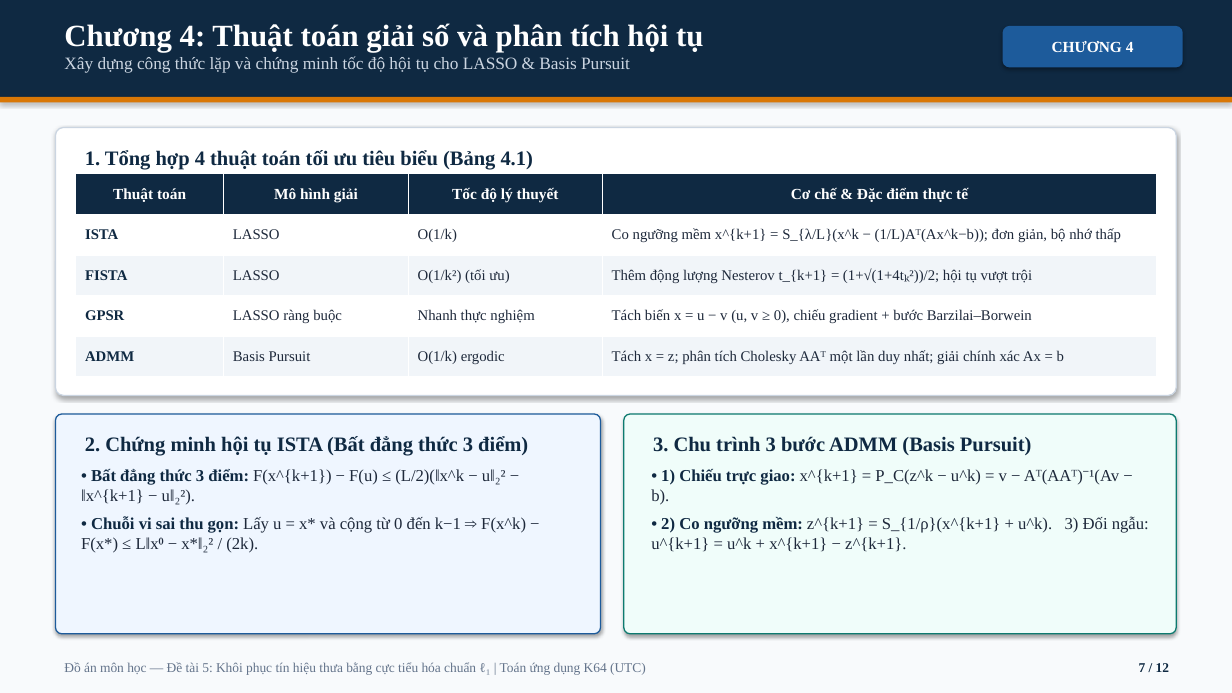
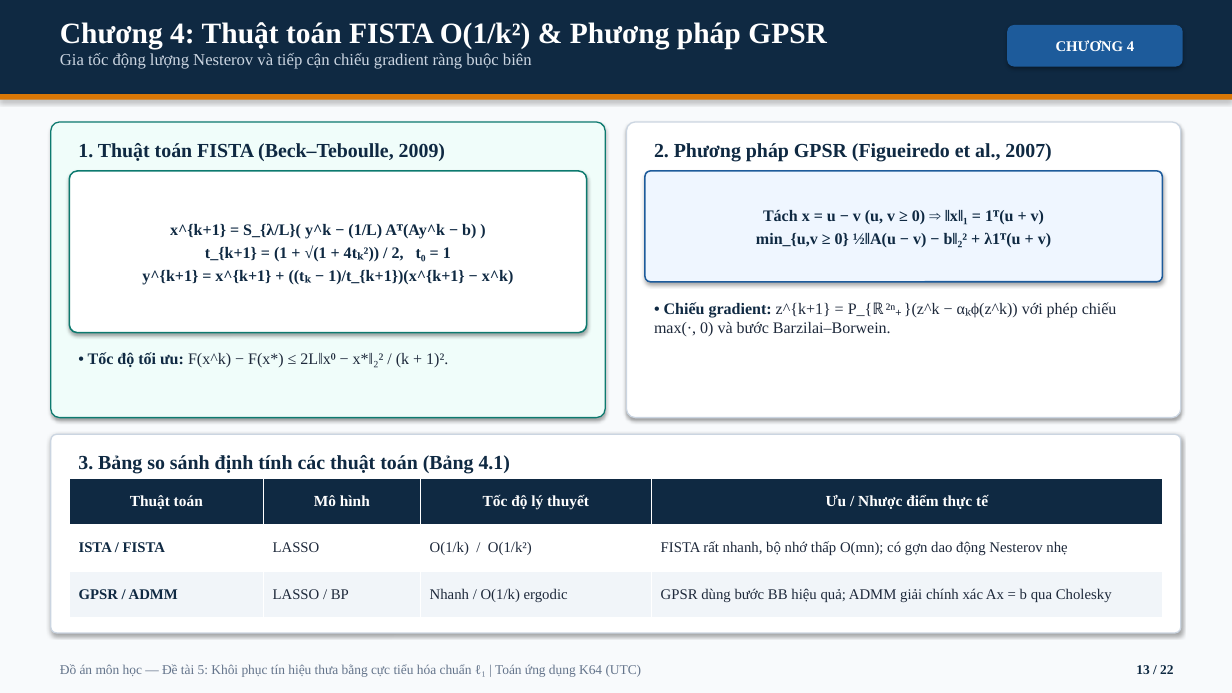
Before and after one commit to Daisme12/Do_an_mon, a slide deck: slide 13 of Thuyet_trinh_De_tai_5.pptx (slide 7 before the commit). Drawn at 1232x693 pixels with LibreOffice and Linux fonts; fonts in the diff are those of the drawing. Boxes give left, top, right and bottom in pixels: in the first picture for what was removed or moved away, otherwise in the second. Text is boxed around its words. In the diff, an @@ line names an element or a change of style, - is before the commit and + after.

Commit message:
Mở rộng slide thuyết trình lên 22 trang: đầy đủ công thức toán, code Python và toàn bộ kết quả thực nghiệm

```diff
--- a/Thuyet_trinh_De_tai_5.pptx
+++ b/Thuyet_trinh_De_tai_5.pptx
@@ text at box(60, 22, 827, 69): text changed; size 13.5 to 13 pt @@
-Chương 4: Thuật toán giải số và phân tích hội tụ
-Xây dựng công thức lặp và chứng minh tốc độ hội tụ cho LASSO & Basis Pursuit
+Chương 4: Thuật toán FISTA O(1/k²) & Phương pháp GPSR
+Gia tốc động lượng Nesterov và tiếp cận chiếu gradient ràng buộc biên
@@ rounded rectangle "CHƯƠNG 4": place and size @@
-rounded rectangle "CHƯƠNG 4" at box(1003, 26, 1183, 67)
+rounded rectangle "CHƯƠNG 4" at box(1007, 25, 1183, 67)
@@ rounded rectangle "CHƯƠNG 4" at box(1007, 25, 1183, 67): size 12 to 11.5 pt @@
@@ rounded rectangle: place and size @@
-rounded rectangle at box(624, 414, 1177, 634)
+rounded rectangle at box(51, 122, 605, 418)
@@ text added at box(78, 143, 445, 161), 15.5 pt, text #0F2942, bold @@
+1. Thuật toán FISTA (Beck–Teboulle, 2009)
@@ rounded rectangle: place and size @@
-rounded rectangle at box(55, 128, 1177, 396)
+rounded rectangle at box(627, 122, 1181, 418)
@@ text added at box(654, 143, 1051, 162), 15.5 pt, text #0F2942, bold @@
+2. Phương pháp GPSR (Figueiredo et al., 2007)
@@ rounded rectangle added at box(69, 171, 587, 333), fill #FFFFFF, outline #0D7A6F 1.2 pt, 12.5 pt, text #0F2942, bold @@
+x^{k+1} = S_{λ/L}( y^k − (1/L) Aᵀ(Ay^k − b) )
+t_{k+1} = (1 + √(1 + 4tₖ²)) / 2, t₀ = 1
+y^{k+1} = x^{k+1} + ((tₖ − 1)/t_{k+1})(x^{k+1} − x^k)
@@ table removed at box(76, 174, 1157, 377), 5 rows, 4 columns @@
-Thuật toán | Mô hình giải | Tốc độ lý thuyết | Cơ chế & Đặc điểm thực tế
-ISTA | LASSO | O(1/k) | Co ngưỡng mềm x^{k+1} = S_{λ/L}(x^k − (1/L)Aᵀ(Ax^k−b)); đơn giản, bộ nhớ thấp
-FISTA | LASSO | O(1/k²) (tối ưu) | Thêm động lượng Nesterov t_{k+1} = (1+√(1+4tₖ²))/2; hội tụ vượt trội
-GPSR | LASSO ràng buộc | Nhanh thực nghiệm | Tách biến x = u − v (u, v ≥ 0), chiếu gradient + bước Barzilai–Borwein
-ADMM | Basis Pursuit | O(1/k) ergodic | Tách x = z; phân tích Cholesky AAᵀ một lần duy nhất; giải chính xác Ax = b
@@ text removed at box(85, 150, 533, 170) @@
-1. Tổng hợp 4 thuật toán tối ưu tiêu biểu (Bảng 4.1)
@@ rounded rectangle added at box(645, 171, 1163, 282), fill #EFF6FF, outline #1D5B9B 1.2 pt, 12.5 pt, text #0F2942, bold @@
+Tách x = u − v (u, v ≥ 0) ⇒ ‖x‖₁ = 1ᵀ(u + v)
+min_{u,v ≥ 0} ½‖A(u − v) − b‖₂² + λ1ᵀ(u + v)
@@ text added at box(654, 302, 1117, 336), 12.5 pt, text #1E293B @@
+• Chiếu gradient: z^{k+1} = P_{ℝ²ⁿ₊}(z^k − αₖ∇ϕ(z^k)) với phép chiếu max(·, 0) và bước Barzilai–Borwein.
@@ text added at box(88, 352, 448, 368), 12.5 pt, text #1E293B @@
+• Tốc độ tối ưu: F(x^k) − F(x*) ≤ 2L‖x⁰ − x*‖₂² / (k + 1)².
@@ rounded rectangle removed at box(55, 414, 601, 634) @@
@@ rounded rectangle added at box(51, 434, 1181, 633), fill #FFFFFF, outline #CBD5E1 1 pt @@
@@ text removed at box(85, 436, 528, 456) @@
-2. Chứng minh hội tụ ISTA (Bất đẳng thức 3 điểm)
@@ text removed at box(653, 436, 1032, 455) @@
-3. Chu trình 3 bước ADMM (Basis Pursuit)
@@ table added at box(69, 479, 1163, 617), 3 rows, 4 columns @@
+Thuật toán | Mô hình | Tốc độ lý thuyết | Ưu / Nhược điểm thực tế
+ISTA / FISTA | LASSO | O(1/k) / O(1/k²) | FISTA rất nhanh, bộ nhớ thấp O(mn); có gợn dao động Nesterov nhẹ
+GPSR / ADMM | LASSO / BP | Nhanh / O(1/k) ergodic | GPSR dùng bước BB hiệu quả; ADMM giải chính xác Ax = b qua Cholesky
@@ text added at box(78, 455, 510, 474), 15.5 pt, text #0F2942, bold @@
+3. Bảng so sánh định tính các thuật toán (Bảng 4.1)
@@ text removed at box(81, 469, 526, 552) @@
-• Bất đẳng thức 3 điểm: F(x^{k+1}) − F(u) ≤ (L/2)(‖x^k − u‖₂² − ‖x^{k+1} − u‖₂²).
-• Chuỗi vi sai thu gọn: Lấy u = x* và cộng từ 0 đến k−1 ⇒ F(x^k) − F(x*) ≤ L‖x⁰ − x*‖₂² / (2k).
@@ text removed at box(651, 469, 1149, 552) @@
-• 1) Chiếu trực giao: x^{k+1} = P_C(z^k − u^k) = v − Aᵀ(AAᵀ)⁻¹(Av − b).
-• 2) Co ngưỡng mềm: z^{k+1} = S_{1/ρ}(x^{k+1} + u^k). 3) Đối ngẫu: u^{k+1} = u^k + x^{k+1} − z^{k+1}.
@@ text "Đồ án môn học — ...": place and size @@
-text "Đồ án môn học — ..." at box(64, 662, 646, 675)
+text "Đồ án môn học — ..." at box(60, 664, 642, 677)
@@ text added at box(1136, 665, 1173, 674), 10.5 pt, text #0F2942, bold @@
+13 / 22
@@ text removed at box(1139, 663, 1169, 672) @@
-7 / 12
```
Also in this commit, not shown: 6 other slides changed, 15 slides added, 5 slides removed.
